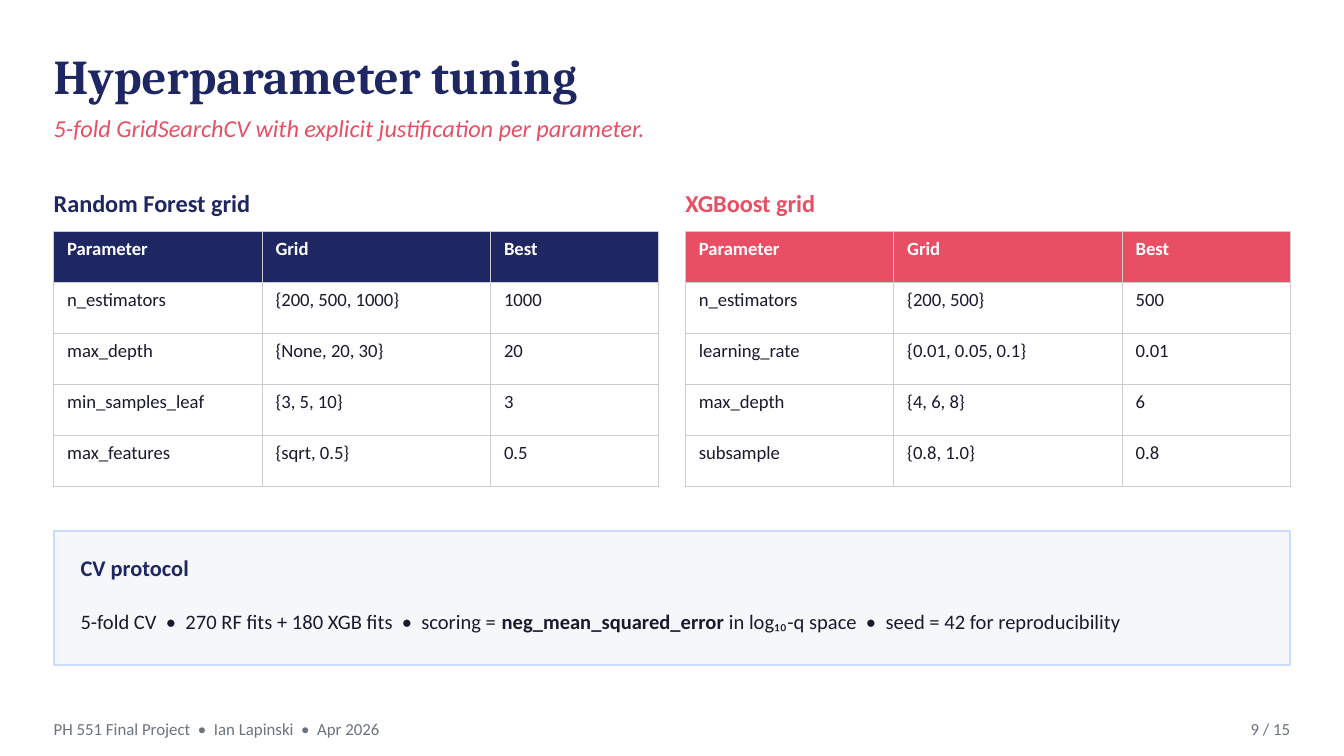
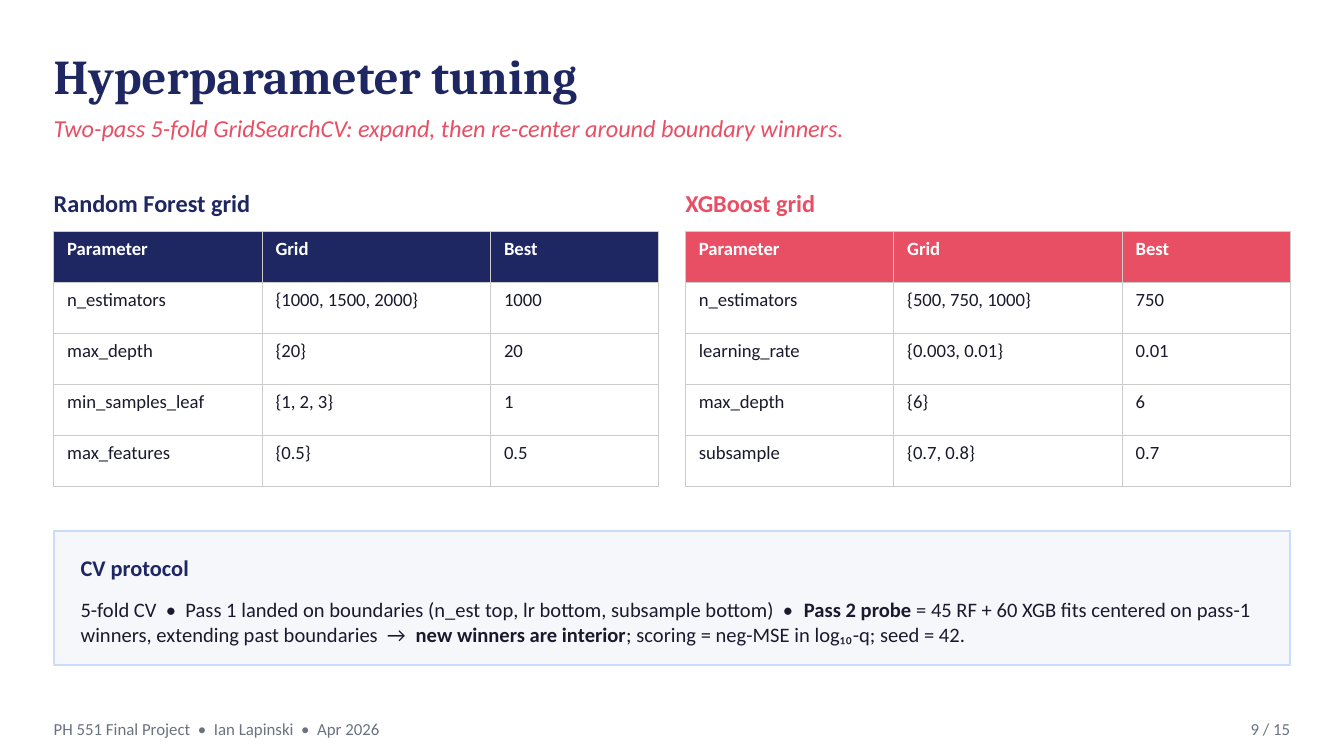
Before and after one commit to ianlap/SigmaTau, a slide deck: slide 9 of ml/presentation.pptx. Drawn at 1344x756 pixels with LibreOffice and Linux fonts; fonts in the diff are those of the drawing. Boxes give left, top, right and bottom in pixels: in the first picture for what was removed or moved away, otherwise in the second. Text is boxed around its words. In the diff, an @@ line names an element or a change of style, - is before the commit and + after.

```diff
--- a/ml/presentation.pptx
+++ b/ml/presentation.pptx
@@ text at [54, 120, 843, 141]: text changed @@
-5-fold GridSearchCV with explicit justification per parameter.
+Two-pass 5-fold GridSearchCV: expand, then re-center around boundary winners.
@@ table at [54, 231, 659, 466] @@
-row 2, column 2: {200, 500, 1000}
+row 2, column 2: {1000, 1500, 2000}
-row 3, column 2: {None, 20, 30}
+row 3, column 2: {20}
-row 4, column 2: {3, 5, 10}
+row 4, column 2: {1, 2, 3}
-row 4, column 3: 3
+row 4, column 3: 1
-row 5, column 2: {sqrt, 0.5}
+row 5, column 2: {0.5}
@@ table at [685, 231, 1290, 466] @@
-row 2, column 2: {200, 500}
+row 2, column 2: {500, 750, 1000}
-row 2, column 3: 500
+row 2, column 3: 750
-row 3, column 2: {0.01, 0.05, 0.1}
+row 3, column 2: {0.003, 0.01}
-row 4, column 2: {4, 6, 8}
+row 4, column 2: {6}
-row 5, column 2: {0.8, 1.0}
+row 5, column 2: {0.7, 0.8}
-row 5, column 3: 0.8
+row 5, column 3: 0.7
@@ text at [81, 602, 1250, 646]: text changed @@
-5-fold CV • 270 RF fits + 180 XGB fits • scoring = neg_mean_squared_error in log₁₀-q space • seed = 42 for reproducibility
+5-fold CV • Pass 1 landed on boundaries (n_est top, lr bottom, subsample bottom) • Pass 2 probe = 45 RF + 60 XGB fits centered on pass-1 winners, extending past boundaries → new winners are interior; scoring = neg-MSE in log₁₀-q; seed = 42.
```
Also in this commit, not shown: 6 other slides changed, 7 other files.
